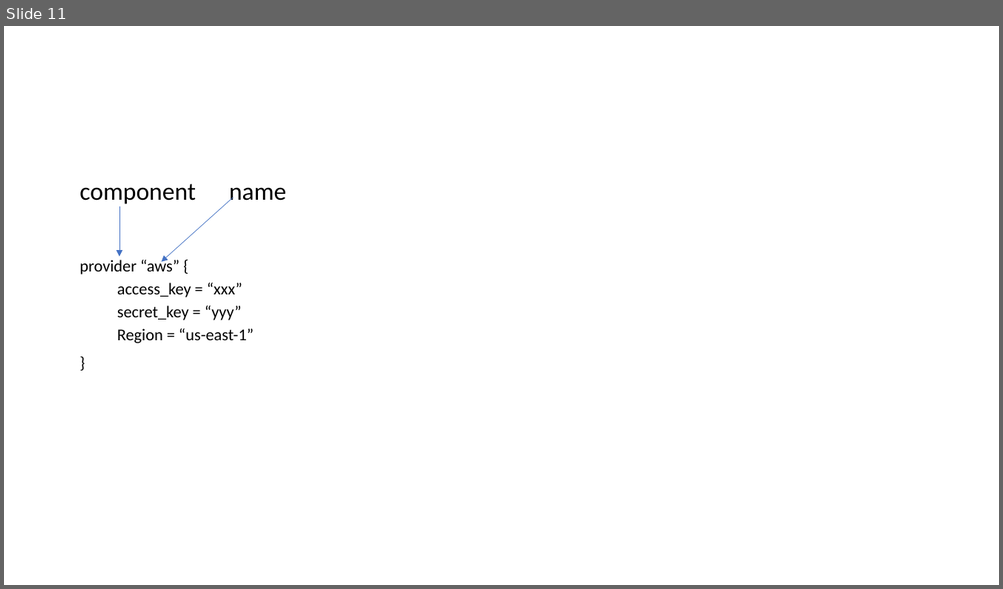
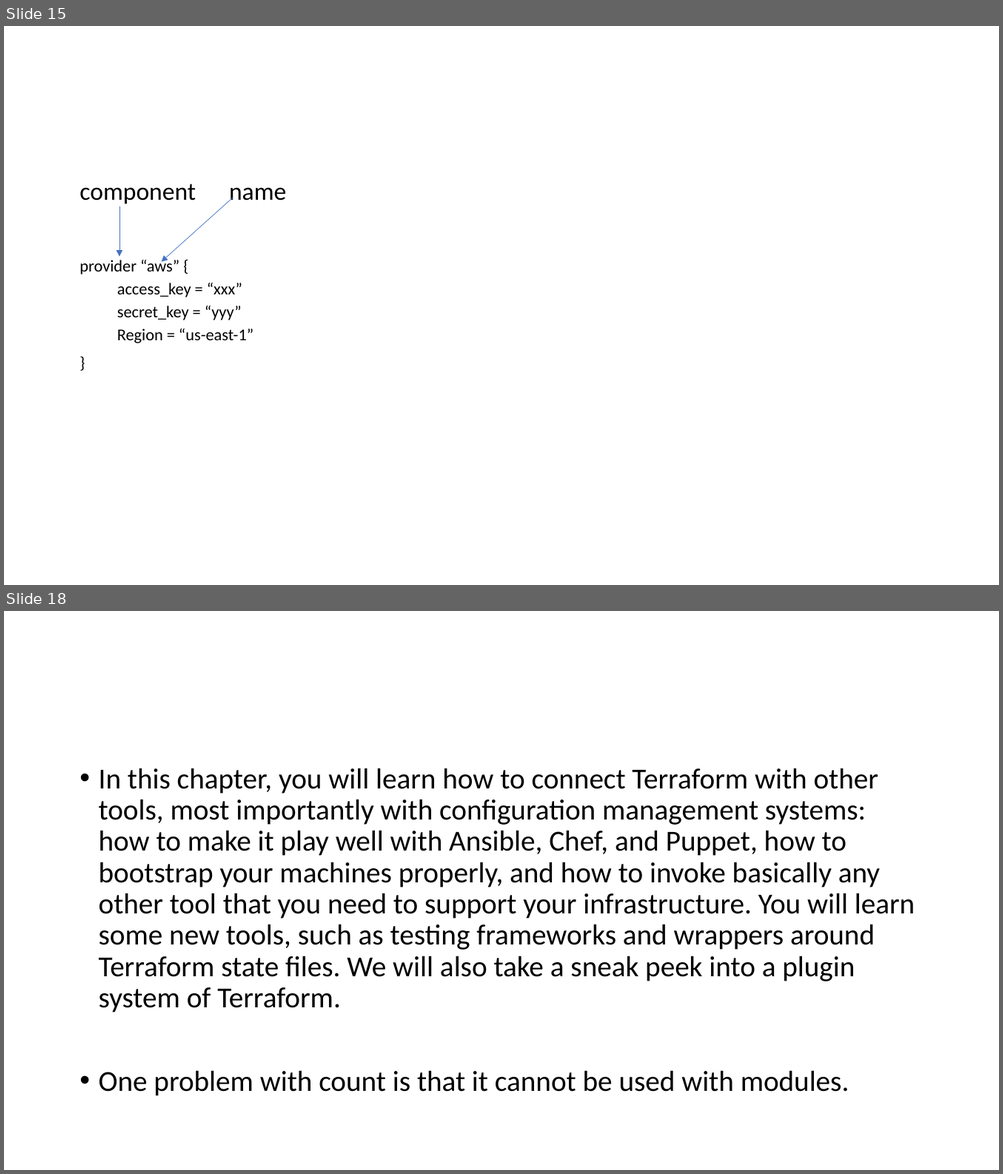
Before and after one commit to JlccX/terraform-training, a slide deck: Terraform.pptx. Shown one above the other, each under a label of ours: slide 11 before the commit, slides 15 and 18 after it; the slides between them are not shown. The pictures are 1003x589 and 1003x1174 pixels, drawn with LibreOffice and Linux fonts; fonts in the diff are those of the drawing. Boxes give left, top, right and bottom in pixels: in the first picture for what was removed or moved away, otherwise in the second. Text is boxed around its words. In the diff, an @@ line names an element or a change of style, - is before the commit and + after.

```diff
--- a/Terraform.pptx
+++ b/Terraform.pptx
@@ slide 18 added at box(4, 611, 999, 1170), background #FFFFFF @@
@@ text added at box(99, 768, 914, 1096), 28 pt, text #000000 @@
+• In this chapter, you will learn how to connect Terraform with other tools, most importantly with configuration management systems: how to make it play well with Ansible, Chef, and Puppet, how to bootstrap your machines properly, and how to invoke basically any other tool that you need to support your infrastructure. You will learn some new tools, such as testing frameworks and wrappers around Terraform state files. We will also take a sneak peek into a plugin system of Terraform.
+• One problem with count is that it cannot be used with modules.
@@ what was slide 11 is now slide 15 @@
```
Also in this commit, not shown: 4 slides changed, 6 other slides added, 54 other files.
